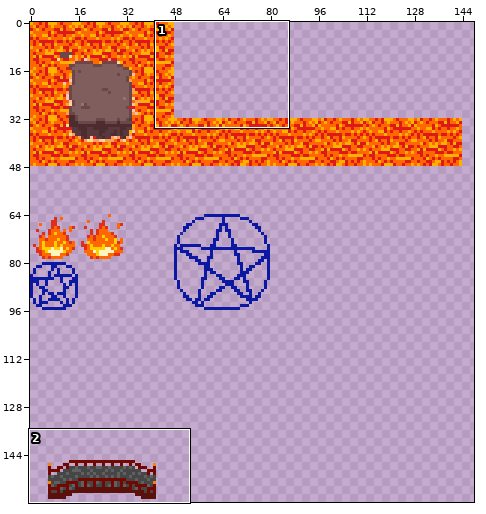
File history of a sprite sheet, tilemaps/tilemap.png. The picture above shows the old version from afar; the outline marks the close-up.
Close-up. Old version:
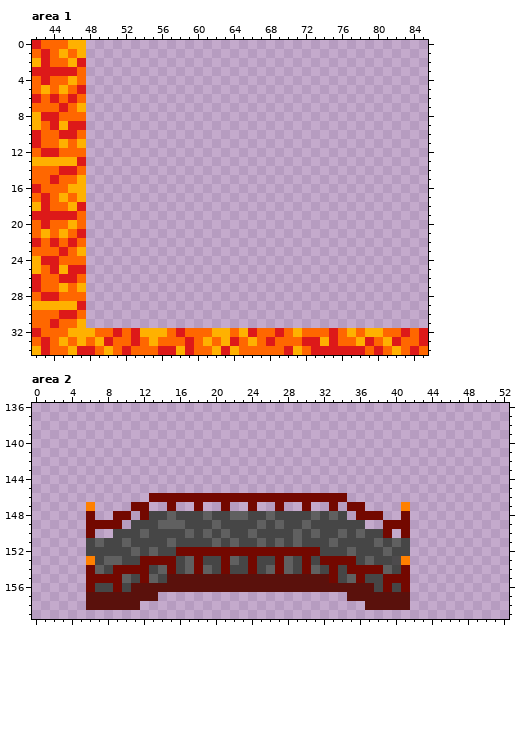
Pixels under 10% opacity are left out. Colours within 5 levels of each other are drawn and written as one. Shown: area 1: x 42..85, y 0..34; area 2: x 0..52, y 136..159. The wide view leaves out empty margins.
Now the later version:
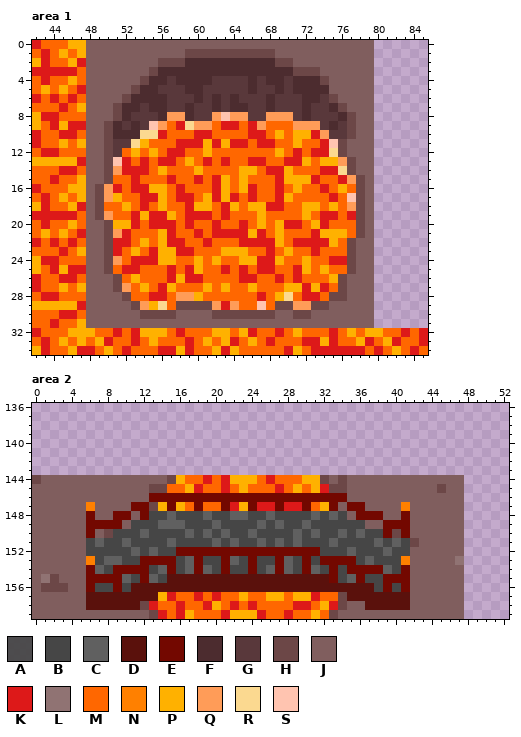
Palette (. is transparent): A #464646f0  B #464646  C #606060  D #5a110c  E #730800  F #4c2c2f  G #59383b  H #6c4747  J #805e5e  K #dd1919  L #907373  M #ff6700  N #ff8000  P #ffb100  Q #ff9c58  R #fbd990  S #ffc4b0
Edits made:
file 224x160 -> 448x320 pixels (blocks of 1x1 -> 2x2; one block is one cell here)
--- area 1
@@ x 42..85 @@
- 0 KMMMPP......................................
- 1 MKMPMP......................................
- 2 PKMMPK......................................
- 3 KKKKKM......................................
- 4 MKMMPM......................................
- 5 MPMPMK......................................
- 6 KMKMKM......................................
- 7 MMMKMP......................................
- 8 PKKMMM......................................
- 9 PMKPKK......................................
-10 KMMKKM......................................
-11 KMMPMP......................................
-12 MKKMMM......................................
-13 PPPPPK......................................
-14 MMMKKM......................................
-15 MMKMMP......................................
-16 KMMMPP......................................
-17 MKMPMP......................................
-18 PKMMPK......................................
-19 KKKKKM......................................
-20 MKMMPM......................................
-21 MPMPMK......................................
-22 KMKMKM......................................
-23 MMMKMP......................................
-24 PKKMMM......................................
-25 PMKPKK......................................
-26 KMMKKM......................................
-27 KMMPMP......................................
-28 MKKMMM......................................
-29 PPPPPK......................................
-30 MMMKKM......................................
-31 MMKMMP......................................
+ 0 KMMMPPJJJJJJJJJJJJJJJJJJJJJJJJJJJJJJJJ......
+ 1 MKMPMPJJJJJJJJJJJHHHHHHHHHHJJJJJJJJJJJ......
+ 2 PKMMPKJJJJJJJJHHHFFFFFFFFFFHHJJJJJJJJJ......
+ 3 KKKKKMJJJJJJJHFFFFFFFFFFFFFFFHHHJJJJJJ......
+ 4 MKMMPMJJJJJJHFFGFFFFGGGGFGFFGFFFHJJJJJ......
+ 5 MPMPMKJJJJJHFFGGGFFGGGGGFGGFGFFFFJJJJJ......
+ 6 KMKMKMJJJJHFFFFGGGFGFGFGGGFGGGFFGHJJJJ......
+ 7 MMMKMPJJJHFFGFFGGFGGFGFFGGFGGGFGGFHJJJ......
+ 8 PKKMMMJJJHFGGGFQQFGGQSQQGGQQQGFGGGFHJJ......
+ 9 PMKPKKJJHFGFGSQMKRQQMKKMKQMMMQQQGFGHJJ......
+10 KMMKKMJJHFFFRRKMMMKKMMMMKKMPMPPKQGGHJJ......
+11 KMMPMPJJHGGRPMMMKKKPKPKKMKKMMPMMKSHJJJ......
+12 MKKMMMJJHGMPMPMKKMMPMMMMMMMPMKMKKRHJJJ......
+13 PPPPPKJJHSKMKMKKMPMKMKMMKKMMKKPMPPQHJJ......
+14 MMMKKMJJHQKKKMPMMMPMMMMPPMKKPMMMKKRHJJ......
+15 MMKMMPJJHMMKMMMKMMKMKPMPMMMKPPPKMMKQHJ......
+16 KMMMPPJHQKMKKPPMKMMMKPMPKMMKMPMMKMPMHJ......
+17 MKMPMPJHQPMMKKPMKKMPKPKMKMMKPMMMMKMSHJ......
+18 PKMMPKJHMMPMKMPMMKPPMKPMPPKKMMPPMPMQHJ......
+19 KKKKKMJHQMMKPKKPMKKKMKMMMPMMMMPMKKMKHJ......
+20 MKMMPMJJHPPKMKKKMKMMKMMKMPMPKKMPKMMMHJ......
+21 MPMPMKJJHQKMMMPKMMKMKKKKPKMPMMMKPPPMHJ......
+22 KMKMKMJJHKKMPMPKKMMKMMMKKKKPMKKKKPMHJJ......
+23 MMMKMPJJHKMPMKPPKKMMMPPPMMKMPMMKMMMHJJ......
+24 PKKMMMJJHQMKKKPPMMPMPMMPPKKPMMPMMKKHJJ......
+25 PMKPKKJJHMKKMMMKMKPMMKMKMKKMMKPMPMMHJJ......
+26 KMMKKMJJJHMPMMMKPKKMMMMKKMMKMKMMMPHJJJ......
+27 KMMPMPJJJHQMPMKPMMMPMPMMPMMMPPKPKMHJJJ......
+28 MKKMMMJJJJHMMKKMQQPMMMMMMKMPRMKKMHHJJJ......
+29 PPPPPKJJJJJHQPRMHHHHQKQMMSMHHQQHHJJJJJ......
+30 MMMKKMJJJJJJHHHHJJJJHHHHHHHJJHHJJJJJJJ......
+31 MMKMMPJJJJJJJJJJJJJJJJJJJJJJJJJJJJJJJJ......
 32 KMMMPPPMMKMKPPPMKMMMPPMPKMMKMPMMMKMPMPPMMKMK
--- area 2
@@ x 0..52 @@
 143 .....................................................
-144 .....................................................
-145 .....................................................
-146 .............EEEEEEEEEEEEEEEEEEEEEE..................
-147 ......N....EE..E..E..E..E..E..E..E.EE....N...........
-148 ......E..EE.EBBCBBBCBBCCBBCBBBBCBCB.EEE..E...........
-149 ......EEEE.BBBCCCBBBCBBBBCBCBBCBBBBBB..EEE...........
-150 ......E..BBBCBBBBCBCBCBBCBBBBCBCBBCBCBBE.E...........
-151 ......BCBBCBBBBCBBBBCBCBBCBCBCBBBCBBBBCBCB...........
-152 ......BBBBBCBCBBEEEEEEEEEEEEEEEEBBBCBBBCBB...........
-153 ......NBCCBBEEEEBCEBBECBEBBECBEBEEEEBCBBAN...........
-154 ......ECBEEEEBCEBCECBEBBEBCECBECBEBEEEECBE...........
-155 ......EEEECBECBDDDDDDDDDDDDDDDDDDEBCEBBEEE...........
-156 ......EBBEBDDDDDDDDDDDDDDDDDDDDDDDDDDDBEBE...........
-157 ......DDDDDDDD.....................DDDDDDD...........
-158 ......DDDDDD.........................DDDDD...........
-159 .....................................................
+144 HJJJJJJJJJJJJJJHPMMKMKPPPMKMMMPPHJHJJJJJJJJJJJJJ.....
+145 JJJJJJJJJJJJJHHMMPKMMKMPMMMKMPMPKHHJJJJJJJJJJHJJ.....
+146 JJJJJJJJJJJJJEEEEEEEEEEEEEEEEEEEEEEJJJJJJJJJJJJJ.....
+147 JJJJJJNJJJJEEHPEPMEMMEKPEKKEKKEMPEJEEJJJJNJJJJJJ.....
+148 JJJJJJEJJEEJEBBCBBBCBBCCBBCBBBBCBCBJEEEJJEJJJJJJ.....
+149 JJJJJJEEEEJBBBCCCBBBCBBBBCBCBBCBBBBBBJJEEEJJJJJJ.....
+150 JJJJJJEJHBBBCBBBBCBCBCBBCBBBBCBCBBCBCBBEHEJJJJJJ.....
+151 JJJJJJBCBBCBBBBCBBBBCBCBBCBCBCBBBCBBBBCBCBHJJJJJ.....
+152 JJJJJJBBBBBCBCBBEEEEEEEEEEEEEEEEBBBCBBBCBBJJJJJJ.....
+153 JJJJJJNBCCBBEEEEBCEBBECBEBBECBEBEEEEBCBBBNJJJJJL.....
+154 JJJJJJECBEEEEBCEBCECBEBBEBCECBECBEBEEEECBEJJJJJJ.....
+155 JLHJJJEEEECBECBDDDDDDDDDDDDDDDDDDEBCEBBEEEJJJJJJ.....
+156 JHHHJJEBBEBDDDDDDDDDDDDDDDDDDDDDDDDDDDBEBEJJJJJJ.....
+157 JJJJJJDDDDDDDDPKMMKMKMMPMMPPMPPKMMHDDDDDDDJJJJJJ.....
+158 JJJJJJDDDDDDHKMMKMMKPMKMKMMMMKKMPKHJJDDDDDJJJJJJ.....
+159 JJJJJJJJJJJJJHKMKPMMMKPPPKMMKMMPMHJJJJJJJJJJJJJJ.....
Pixel boxes of the changes (left, top, right, bottom) in both close-ups:
added: (86, 40, 374, 328)
changed: (32, 475, 464, 619)
